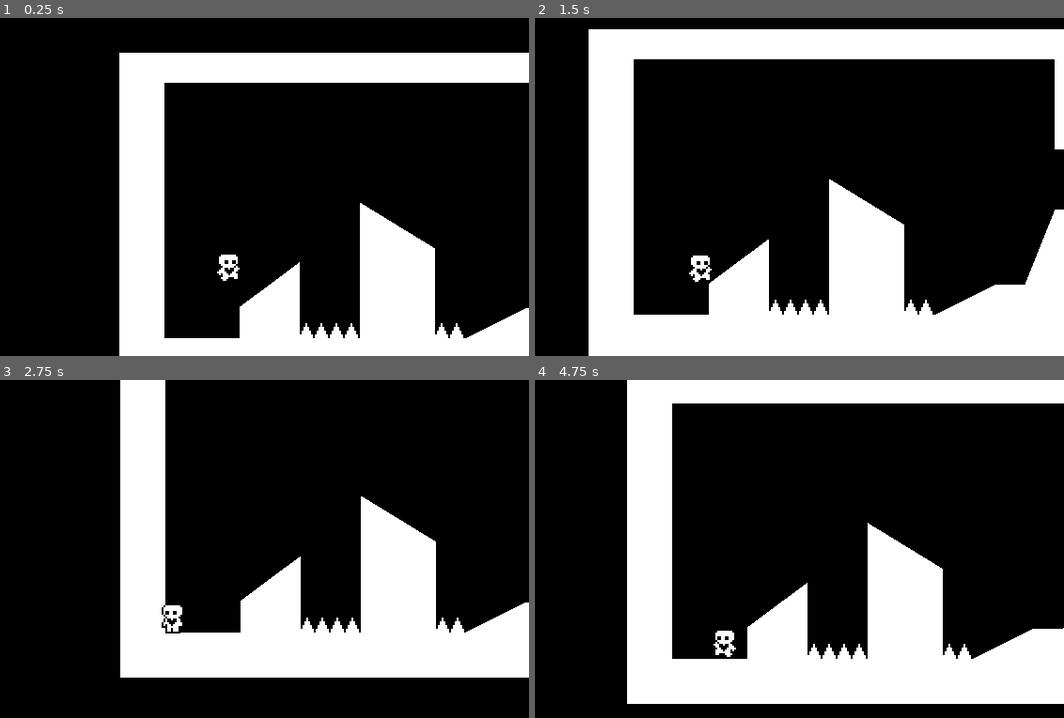
Above: before the commit, frames 1-4 (two rows, left to right).
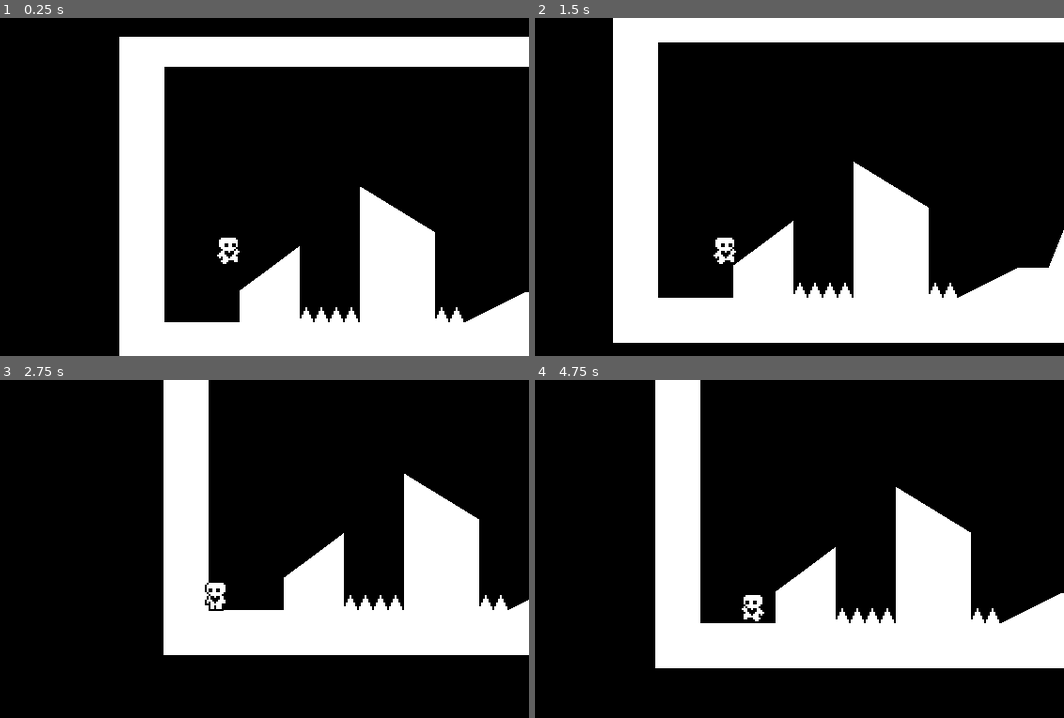
Above: after the commit, the same moments.

Repository: Jordla/HeartPlatformer-Godot-4-Tutorial
Game: Godot game, scene res://world.tscn
Same seed, same stepped clock (60 frames per second), same inputs: the game is played once before the commit and once after it.
Inputs:
- Up to frame 1 (0.25 s): no input
- Up to frame 2 (1.5 s): tap Enter (ui_accept) at 0.5, 0.77 s; hold Right (ui_right) from 0.53 s (still down)
- Up to frame 3 (2.75 s): tap Enter (ui_accept) at 1.52 s; release Right (ui_right) at 2.03 s; hold Left (ui_left) from 2.03 s (still down)
- Up to frame 4 (4.75 s): release Left (ui_left) at 2.78 s; hold Right (ui_right) 2.78-4.28 s; tap Enter (ui_accept) at 3.02, 3.77, 4.52 s; hold Left (ui_left) from 4.28 s (still down)

The runs differ from the first frame. In frame 1, 10% of the frame differs, in the area x 22-100%, y 5-95%; in frame 2, 26%; in frame 3, 27%; in frame 4, 32%, in the area x 17-100%, y 0-96%.

Commit message:
Revert "Fix runtime blur caused by enabling position smoothing in Camera2D by changing Process Callback property from Idle to Physics"
This reverts commit 0628bc53b462864d4aefa2cc4c68323e685d3a22.

Diff:
--- a/player.tscn
+++ b/player.tscn
@@ -107,9 +107,8 @@
 
 [node name="Camera2D" type="Camera2D" parent="."]
 position = Vector2(0, -32)
-process_callback = 0
 position_smoothing_enabled = true
-position_smoothing_speed = 3.0
+position_smoothing_speed = 10.0
 
 [node name="HazardDetector" type="Area2D" parent="."]
 collision_layer = 0
